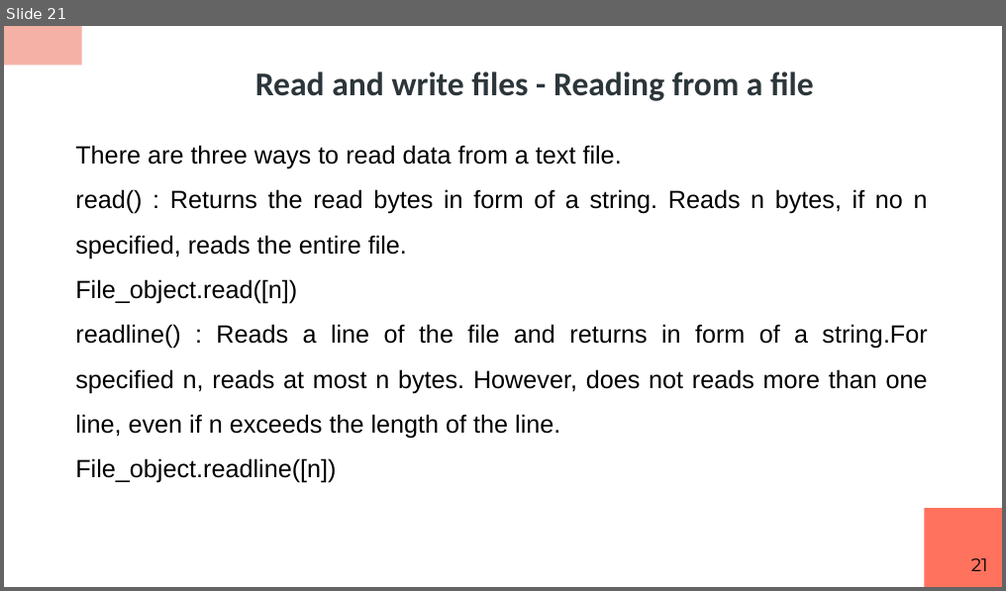
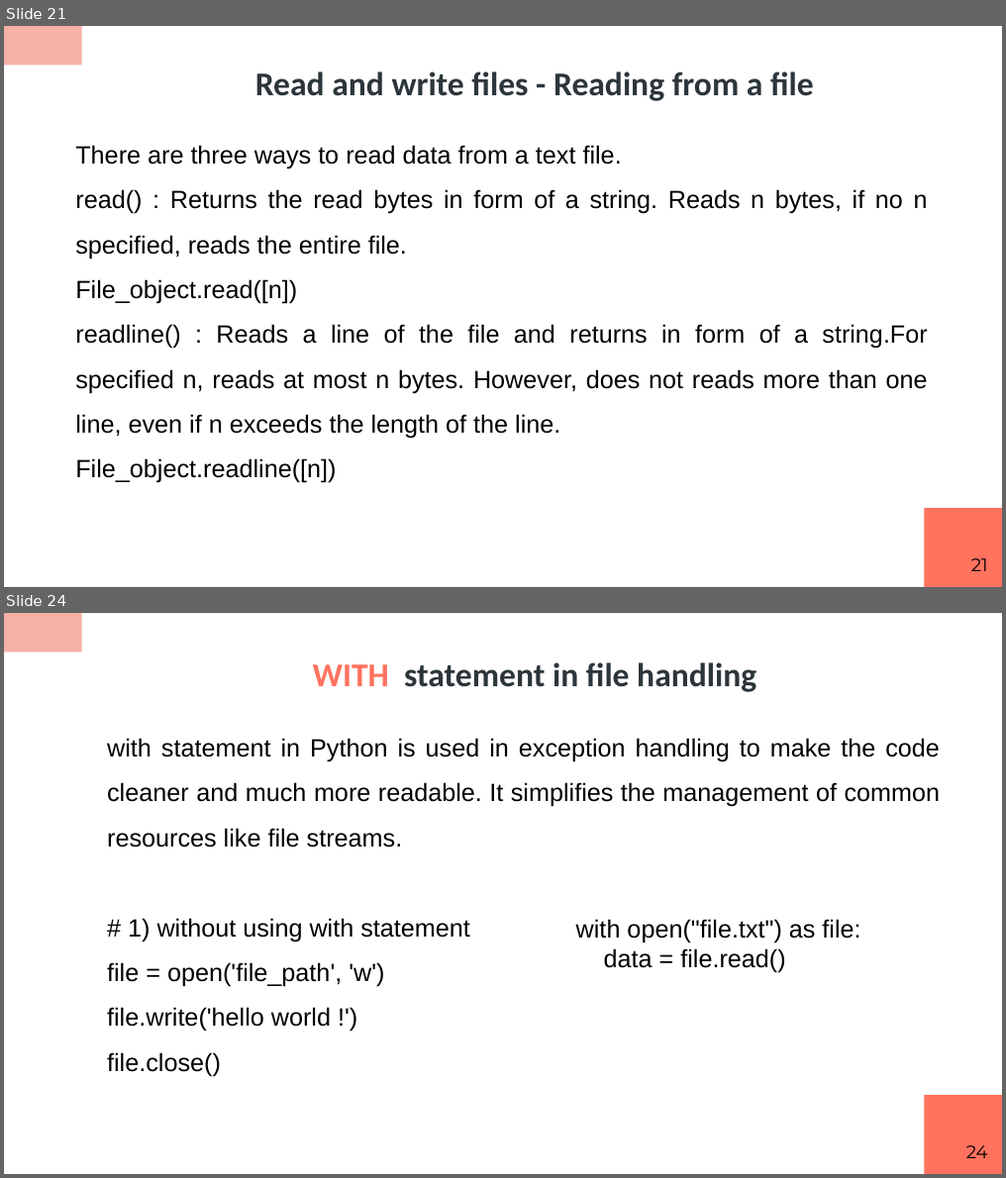
Before and after one commit to RashmivernekarN/ai_with_python_keonics, a slide deck: module2/ppt/Python Scripting.pptx. Shown one above the other, each under a label of ours: slide 21 before the commit, slides 21 and 24 after it; the slides between them are not shown. The pictures are 1006x591 and 1006x1178 pixels, drawn with LibreOffice and Linux fonts; fonts in the diff are those of the drawing. Boxes give left, top, right and bottom in pixels: in the first picture for what was removed or moved away, otherwise in the second. Text is boxed around its words. In the diff, an @@ line names an element or a change of style, - is before the commit and + after.

```diff
--- a/module2/ppt/Python Scripting.pptx
+++ b/module2/ppt/Python Scripting.pptx
@@ slide 24 added at (4,613,1002,1174), background #FFFFFF; not listed: 2 template elements that a slide beside it also shows @@
@@ title added at (313,663,756,692), 24 pt, text #2C363A, bold @@
+WITH statement in file handling
@@ text added at (107,738,941,1076), 18 pt, text #000000 @@
+with statement in Python is used in exception handling to make the code cleaner and much more readable. It simplifies the management of common resources like file streams.
+# 1) without using with statement
+file = open('file_path', 'w')
+file.write('hello world !')
+file.close()
@@ text added at (576,919,860,973), 18 pt, text #000000 @@
+with open("file.txt") as file:
+data = file.read()
@@ page number added at (966,1146,988,1158), 13 pt, text #000000 @@
+24
```
Also in this commit, not shown: 4 slides changed, 10 other slides added, 4 other files.
